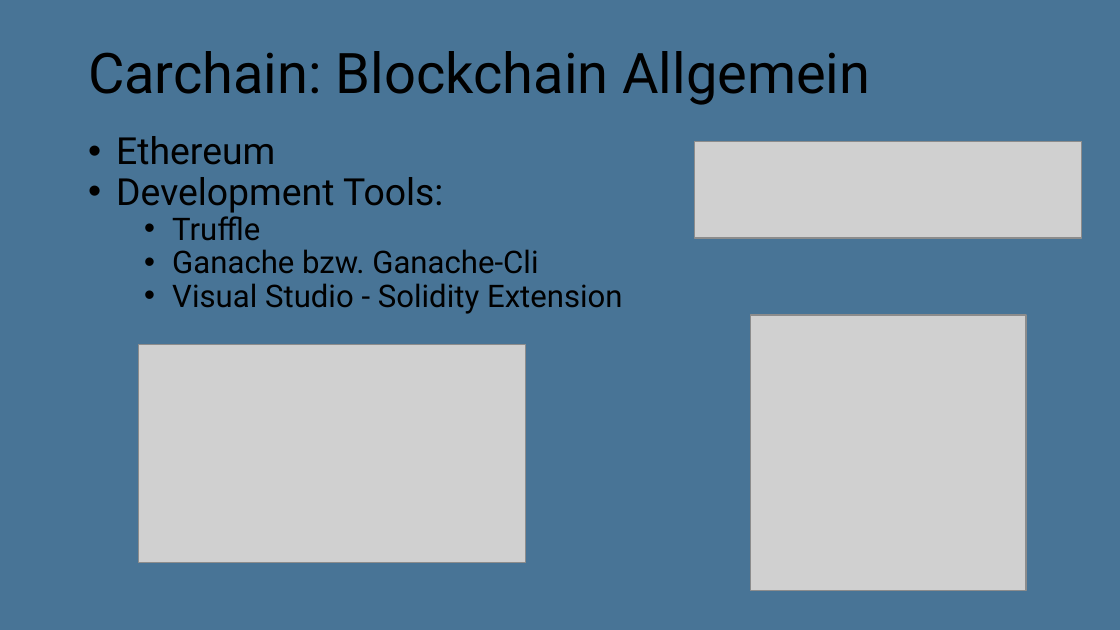
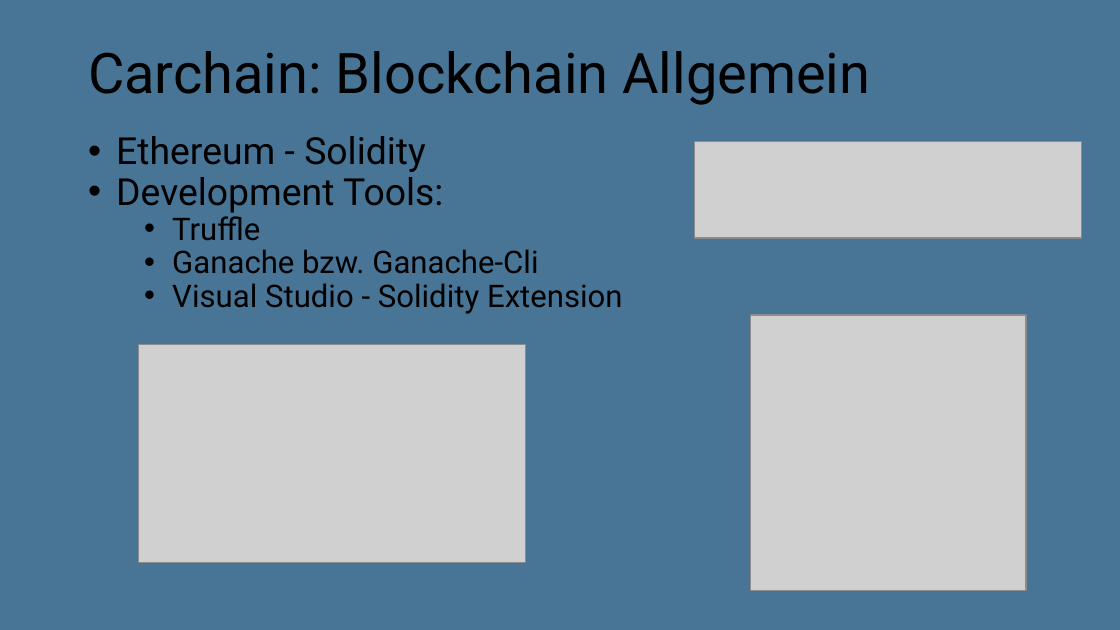
Before and after one commit to Tachmeton/Carchain, a slide deck: slide 28 of Präsentation/PräsiCarchain/Carchain Präsentation.pptx. Drawn at 1120x630 pixels with LibreOffice and Linux fonts; fonts in the diff are those of the drawing; grey boxes stand for pictures; background and template pictures are left out. Boxes give left, top, right and bottom in pixels: in the first picture for what was removed or moved away, otherwise in the second. Text is boxed around its words. In the diff, an @@ line names an element or a change of style, - is before the commit and + after.

```diff
--- a/Präsentation/PräsiCarchain/Carchain Präsentation.pptx
+++ b/Präsentation/PräsiCarchain/Carchain Präsentation.pptx
@@ text at bbox=[116, 136, 426, 172]: text changed @@
-• Ethereum
+• Ethereum - Solidity
```
Also in this commit, not shown: 2 other slides changed.
